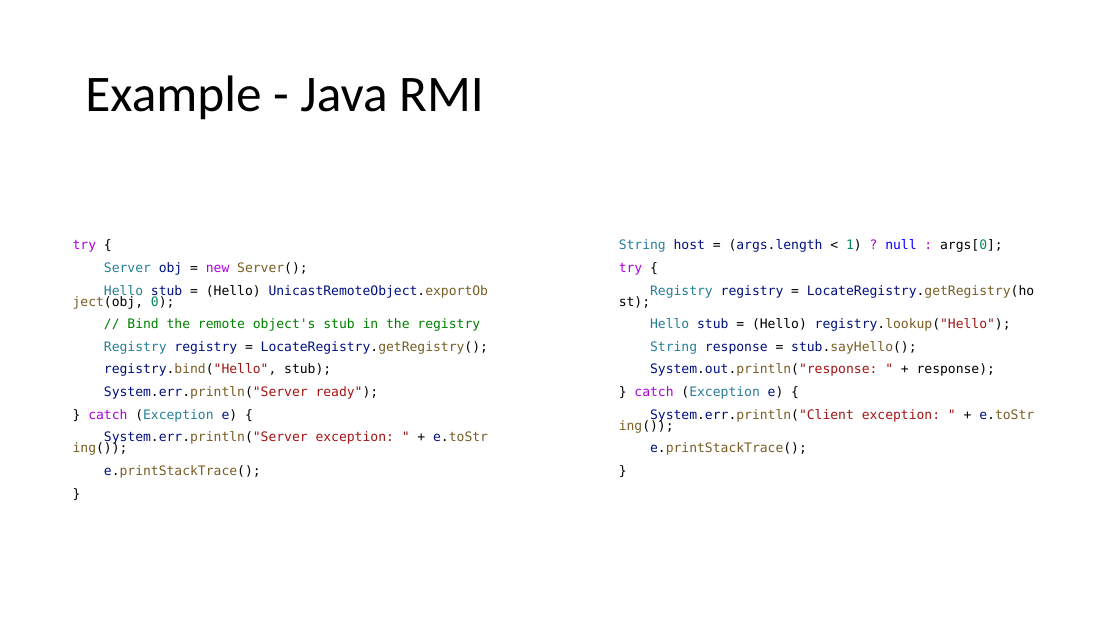
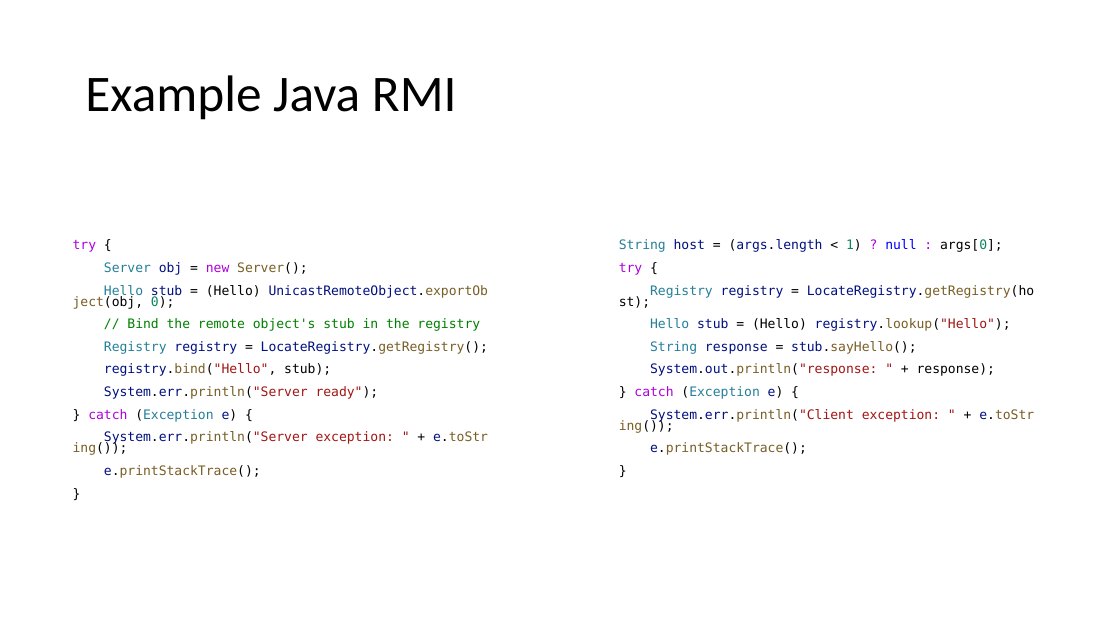
Before and after one commit to danielwagn3r/apimgmt-workshop, a slide deck: slide 5 of API Gateway.pptx. Drawn at 1120x630 pixels with LibreOffice and Linux fonts; fonts in the diff are those of the drawing. Boxes give left, top, right and bottom in pixels: in the first picture for what was removed or moved away, otherwise in the second. Text is boxed around its words. In the diff, an @@ line names an element or a change of style, - is before the commit and + after.

```diff
--- a/API Gateway.pptx
+++ b/API Gateway.pptx
@@ title at (85,75,457,120): text changed @@
-Example - Java RMI
+Example Java RMI
```
Also in this commit, not shown: 4 other slides changed, 2 slides added, 1 slide removed.
